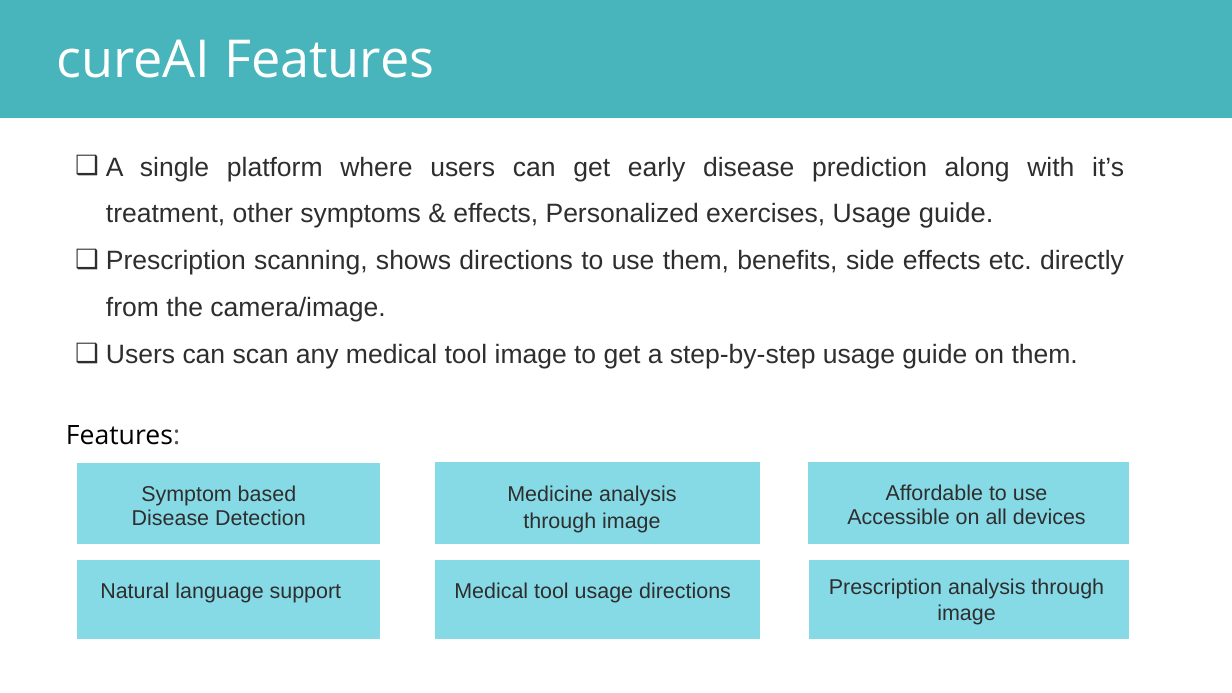
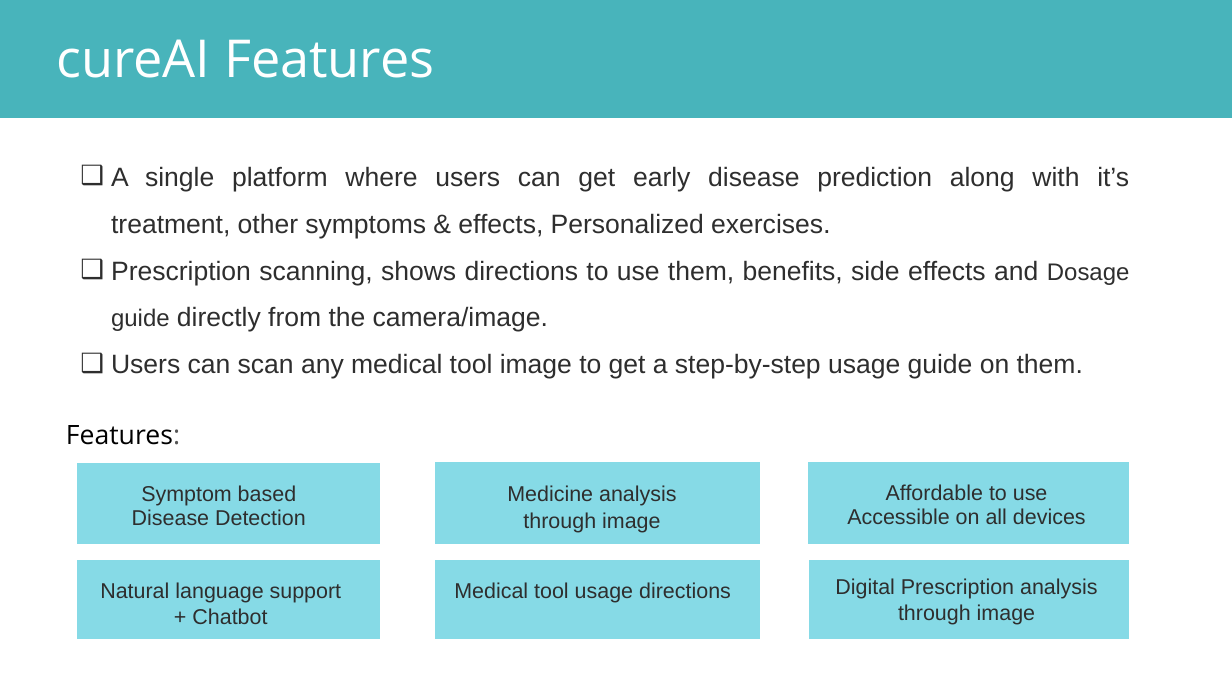
Before and after one commit to prashantzzz/cureAI, a slide deck: slide 5 of CUREAI.pptx (slide 3 before the commit). Drawn at 1232x693 pixels with LibreOffice and Linux fonts; fonts in the diff are those of the drawing. Boxes give left, top, right and bottom in pixels: in the first picture for what was removed or moved away, otherwise in the second. Text is boxed around its words. In the diff, an @@ line names an element or a change of style, - is before the commit and + after.

Commit message:
updated app link and added tool option on home page

```diff
--- a/CUREAI.pptx
+++ b/CUREAI.pptx
@@ text "A single platform where users ...": place and size @@
-text "A single platform where users ..." at [106,156,1124,368]
+text "A single platform where users ..." at [111,166,1129,379]
@@ text at [111,166,1129,332]: text changed @@
-  ❑ A single platform where users can get early disease prediction along with it’s treatment, other symptoms & effects, Personalized exercises, Usage guide.
-  ❑ Prescription scanning, shows directions to use them, benefits, side effects etc. directly from the camera/image.
+  ❑ A single platform where users can get early disease prediction along with it’s treatment, other symptoms & effects, Personalized exercises.
+  ❑ Prescription scanning, shows directions to use them, benefits, side effects and Dosage guide directly from the camera/image.
@@ text at [100,582,342,624]: text changed @@
-Natural language support
+Natural language support + Chatbot
@@ text at [835,578,1097,625]: text changed @@
-Prescription analysis through image
+Digital Prescription analysis through image
```
Also in this commit, not shown: 4 other slides changed, 7 slides added, 1 slide removed, 3 other files.
